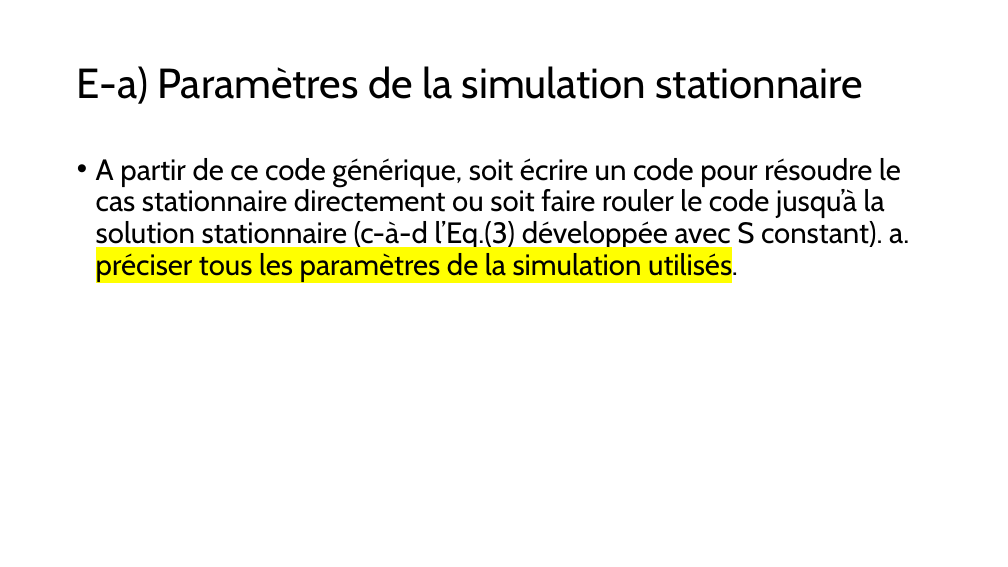
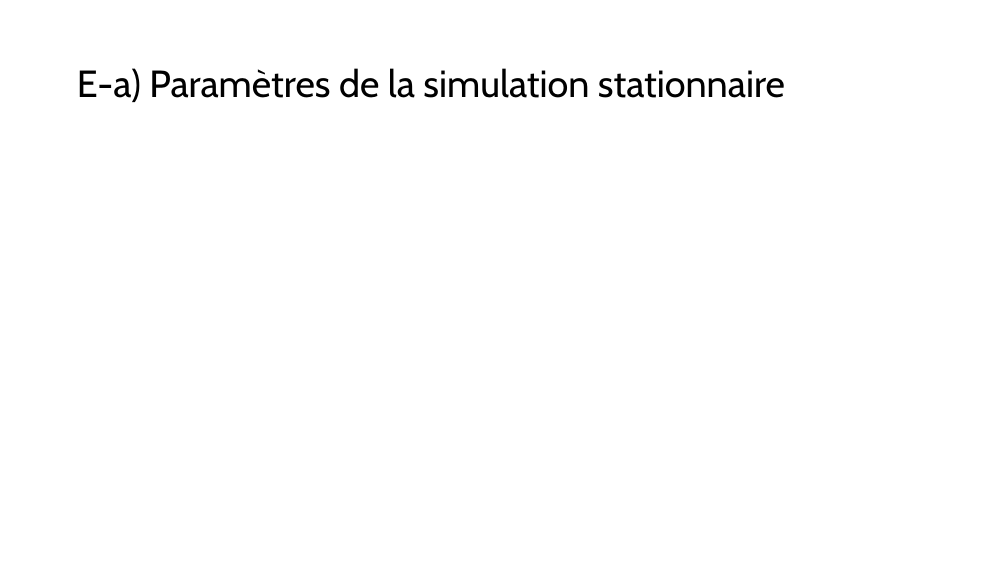
Before and after one commit to mehdibendaya/MEC8211-DEV1, a slide deck: slide 12 of Devoir_1.pptx (slide 13 before the commit). Drawn at 1008x567 pixels with LibreOffice and Linux fonts; fonts in the diff are those of the drawing; grey boxes stand for pictures. Boxes give left, top, right and bottom in pixels: in the first picture for what was removed or moved away, otherwise in the second. Text is boxed around its words. In the diff, an @@ line names an element or a change of style, - is before the commit and + after.

```diff
--- a/Devoir_1.pptx
+++ b/Devoir_1.pptx
@@ title "E-a) Paramètres de la simulation ..." at (77,68,785,102): size 40 to 36 pt @@
@@ text removed at (96,158,909,282) @@
-• A partir de ce code générique, soit écrire un code pour résoudre le cas stationnaire directement ou soit faire rouler le code jusqu’à la solution stationnaire (c-à-d l’Eq.(3) développée avec S constant). a. préciser tous les paramètres de la simulation utilisés.
```
Also in this commit, not shown: 15 other slides changed, 2 slides added, 7 slides removed.
